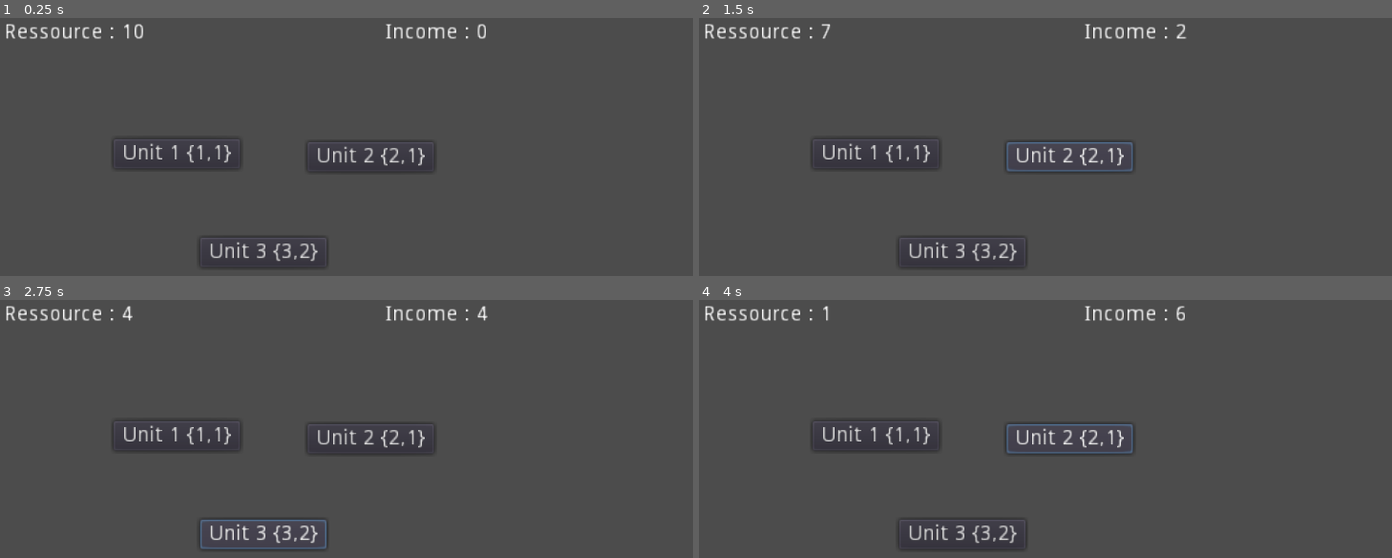
Above: before the commit, frames 1-4 (two rows, left to right).
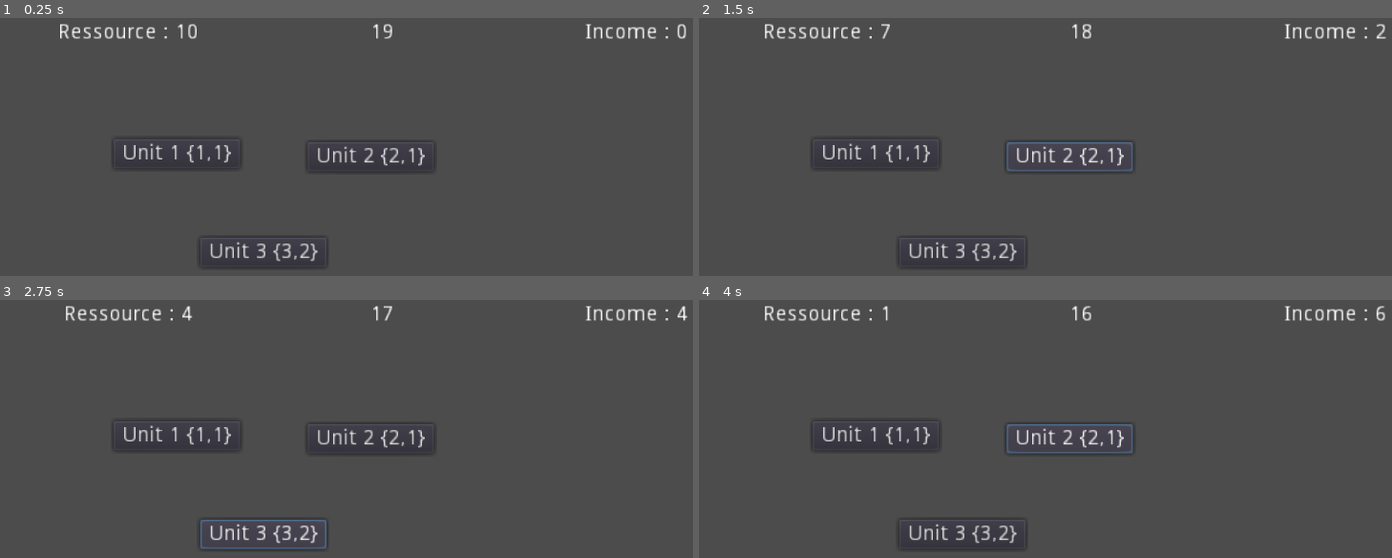
Above: after the commit, the same moments.

Repository: tducasse/poc-turn-based
Game: Godot game, scene res://Scenes/Sample.tscn
The game is run twice, just before and just after one commit, with the same random seed, the same clock (stepped at 60 frames per second) and the same inputs.
Inputs:
- Up to frame 1 (0.25 s): no input
- Up to frame 2 (1.5 s): click "Unit 1 {1,1}" at 0.5 s; click "Unit 2 {2,1}" at 1.25 s
- Up to frame 3 (2.75 s): click "Unit 3 {3,2}" at 2 s
- Up to frame 4 (4 s): click "Unit 1 {1,1}" at 2.75 s; click "Unit 2 {2,1}" at 3.5 s

The runs differ from the first frame. In frame 1, 1.4% of the frame differs, in the area x 0-100%, y 2-9%; in frame 2, 1.4%; in frame 3, 1.3%; in frame 4, 1.3%.

Commit message:
Add timer to get ressource from income

Diff:
--- a/UI/UI.gd
+++ b/UI/UI.gd
@@ -6,11 +6,16 @@
 
 onready var ressourceLabel := $MarginContainer/TopLine/RessourceLabel
 onready var incomeLabel := $MarginContainer/TopLine/IncomeLabel
+onready var prepTimerLabel := $MarginContainer/TopLine/PrepTimerLabel
+onready var prepTimer := $MarginContainer/TopLine/PrepTimerLabel/PrepTimer
 
 # Called when the node enters the scene tree for the first time.
 func _ready():
-	ressourceLabel.text = "Ressource : %d" % ressource
-	incomeLabel.text = "Income : %d" % income
+	update_labels()
+
+
+func _process(_delta):
+	update_prep_label()
 
 
 func on_ressource_spent(cost: int, incomeValue: int):
@@ -27,9 +32,25 @@
 
 func set_ressource(value: int):
 	ressource = value
-	ressourceLabel.text = "Ressource : %d" % ressource
+	update_labels()
 
 
 func set_income(value: int):
 	income = value
-	incomeLabel.text = "Income : %d" % income
+	update_labels()
+
+
+
+func update_labels():
+	ressourceLabel.bbcode_text = "[center]Ressource : %d[/center]" % ressource
+	incomeLabel.bbcode_text = "[center]Income : %d[/center]" % income
+	update_prep_label()
+
+
+func update_prep_label():
+	prepTimerLabel.bbcode_text = "[center]%d[/center]" % prepTimer.time_left
+
+
+func _on_PrepTimer_timeout():
+	earn_income()
+	prepTimer.start()
--- a/UI/UI.tscn
+++ b/UI/UI.tscn
@@ -29,19 +29,36 @@
 size_flags_vertical = 3
 
 [node name="RessourceLabel" type="RichTextLabel" parent="MarginContainer/TopLine"]
-margin_right = 251.0
+margin_right = 166.0
 margin_bottom = 278.0
 size_flags_horizontal = 3
 size_flags_vertical = 3
+bbcode_enabled = true
+bbcode_text = "[center]Ressource :[/center]"
 text = "Ressource :"
 
+[node name="PrepTimerLabel" type="RichTextLabel" parent="MarginContainer/TopLine"]
+margin_left = 170.0
+margin_right = 336.0
+margin_bottom = 278.0
+size_flags_horizontal = 3
+size_flags_vertical = 3
+bbcode_enabled = true
+
+[node name="PrepTimer" type="Timer" parent="MarginContainer/TopLine/PrepTimerLabel"]
+wait_time = 20.0
+autostart = true
+
 [node name="IncomeLabel" type="RichTextLabel" parent="MarginContainer/TopLine"]
-margin_left = 255.0
+margin_left = 340.0
 margin_right = 507.0
 margin_bottom = 278.0
 size_flags_horizontal = 3
 size_flags_vertical = 3
-text = "Income : "
+bbcode_enabled = true
+bbcode_text = "[center]Income :[/center]"
+text = "Income :"
 __meta__ = {
 "_edit_use_anchors_": false
 }
+[connection signal="timeout" from="MarginContainer/TopLine/PrepTimerLabel/PrepTimer" to="." method="_on_PrepTimer_timeout"]
